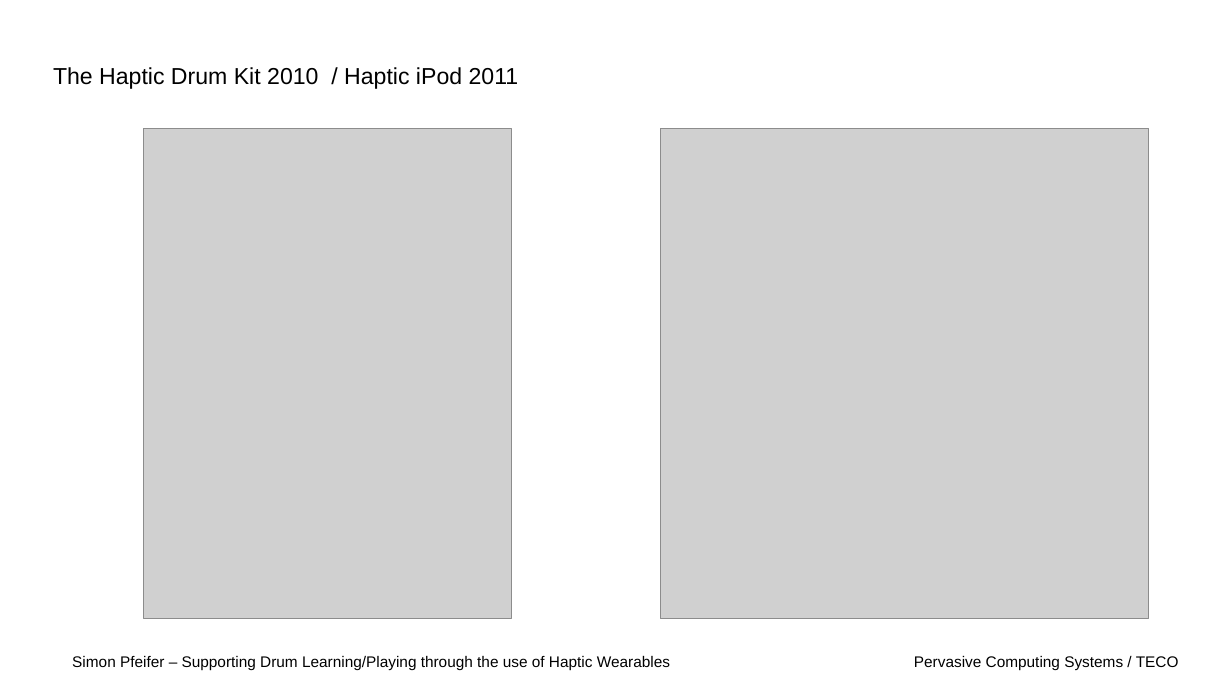
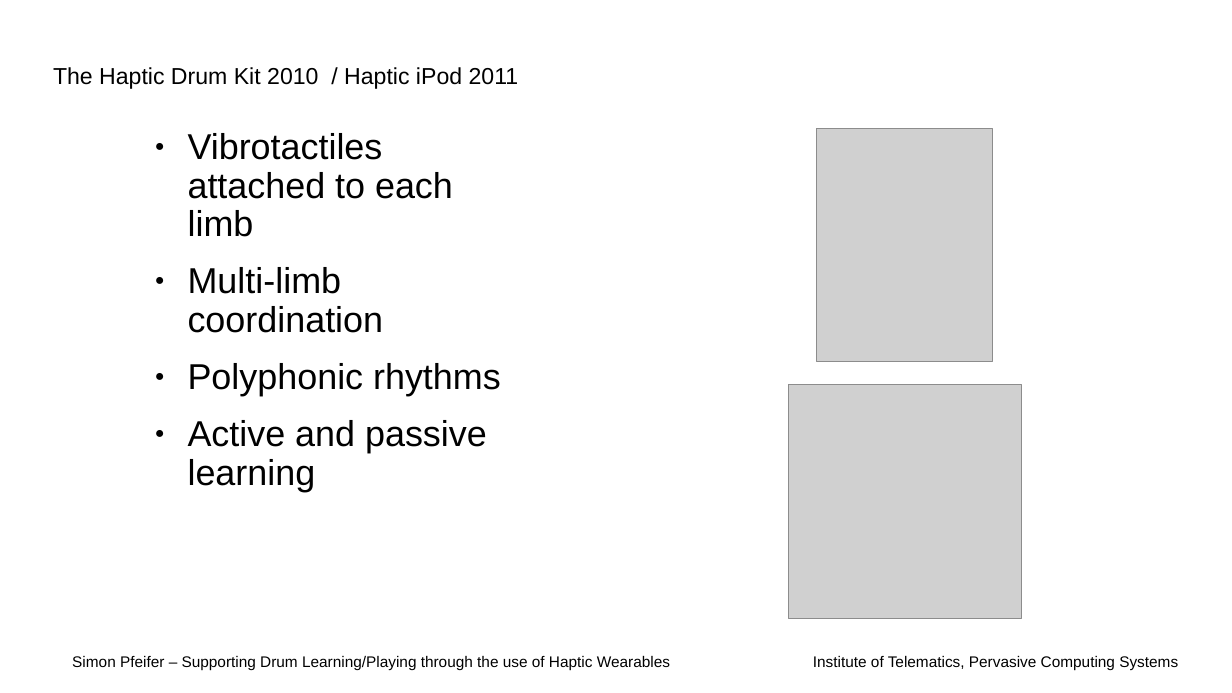
Before and after one commit to Spiemer/proseminar, a slide deck: slide 3 of presentation/presentation.odp. Drawn at 1232x693 pixels with LibreOffice and Linux fonts; fonts in the diff are those of the drawing; grey boxes stand for pictures; background and template pictures are left out. Boxes give left, top, right and bottom in pixels: in the first picture for what was removed or moved away, otherwise in the second. Text is boxed around its words. In the diff, an @@ line names an element or a change of style, - is before the commit and + after.

```diff
--- a/presentation/presentation.odp
+++ b/presentation/presentation.odp
@@ text added at (x1=188, y1=133, x2=501, y2=492), 28 pt, text #000000 @@
+● Vibrotactiles attached to each limb
+● Multi-limb coordination
+● Polyphonic rhythms
+● Active and passive learning
@@ picture resized from (x1=661, y1=128, x2=1150, y2=618) to (x1=817, y1=128, x2=993, y2=362) @@
@@ picture resized from (x1=144, y1=128, x2=512, y2=618) to (x1=788, y1=384, x2=1021, y2=618) @@
@@ text at (x1=813, y1=656, x2=1178, y2=670): text changed @@
-Pervasive Computing Systems / TECO
+Institute of Telematics, Pervasive Computing Systems
```
Also in this commit, not shown: 3 other slides changed, 1 slide added, 1 slide removed, 1 other file.
